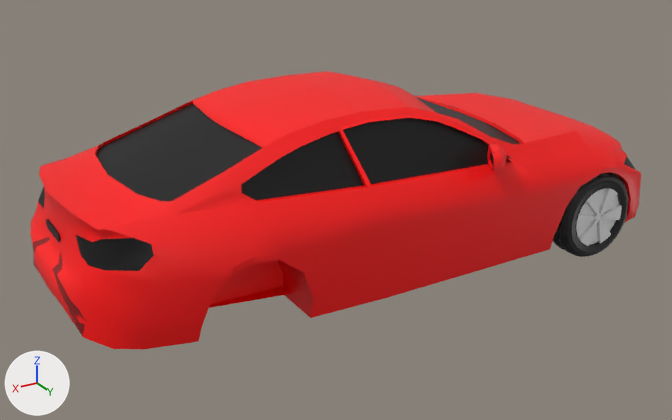
Two versions of the Blender file Car Game/Assets/RabauMaterials/bmw_m4.blend, one commit apart.
Before and after are seen from a 50 mm camera at (2.28, 3.657, 2.14) aimed at (0.082, -0.007, 0.308). The lights are fixed; the arrows at lower left show +X, +Y and +Z.

Script lines for the objects in view, before the commit:
```python
me_circle = bpy.data.meshes.new('Circle')
me_circle.from_pydata(...)  # 2911 vertices, 2509 faces, 15 loose edges; spans x -1.01..1.21, y -1.11..1.12, z -0.38..0.38
me_circle.polygons.foreach_set('use_smooth', [True] * 2509)
# faces by material slot: [2365, 144]
me_circle.materials.append(mat_material)  # black #121212
me_circle.materials.append(mat_material_001)  # white #e7e7e7
me_plane = bpy.data.meshes.new('Plane')
me_plane.from_pydata(...)  # 484 vertices, 384 faces, 2 loose edges; spans x -0.01..4.72, y 1.55..13.84, z 0.0..3.15
me_plane.polygons.foreach_set('use_smooth', [True] * 384)
me_plane.materials.append(mat_car_material)  # picture img_car_texture
ob_car_front = bpy.data.objects.new('Car_front', me_plane)
ob_car_front.location = (-1.63, 0.0, 0.0)
ob_car_front.rotation_euler = (1.571, 0.0, 0.0)  # degrees (90, 0, 0)
ob_car_front.scale = (0.668, 0.0684, 0.212)
_m = ob_car_front.modifiers.new('Mirror', 'MIRROR')
_m.use_axis = (False, False, True)
_m.use_clip = True
ob_car_tires3 = bpy.data.objects.new('car tires3', me_circle)
ob_car_tires3.location = (-1.122, 0.504, 0.216)
ob_car_tires3.rotation_euler = (1.571, 0.0419, 3.142)  # degrees (90, 2.4, 180)
ob_car_tires3.scale = (0.209, 0.209, 0.209)
```
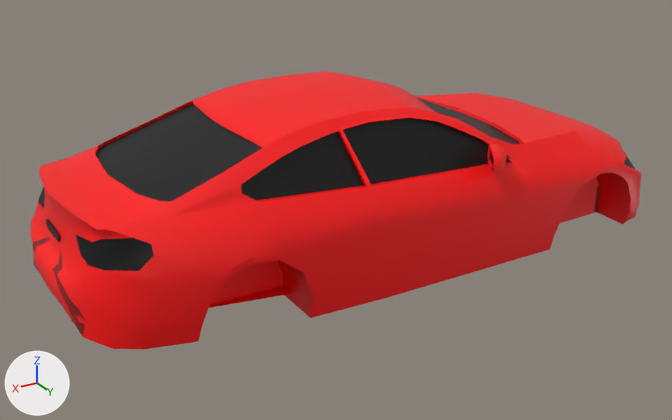
Changed parts and their boxes (x1, y1, x2, y2) in the pictures (672 x 420 px):
'car tires3', hidden
    before: (553, 172, 628, 257)

The change, as a diff of the scene's bpy script:
```diff
--- a/Car Game/Assets/RabauMaterials/bmw_m4.blend.py
+++ b/Car Game/Assets/RabauMaterials/bmw_m4.blend.py
@@ ob_car_tires3 @@
 ob_car_tires3.scale = (0.209, 0.209, 0.209)
+ob_car_tires3.hide_set(True)  # its collection is switched off
```
